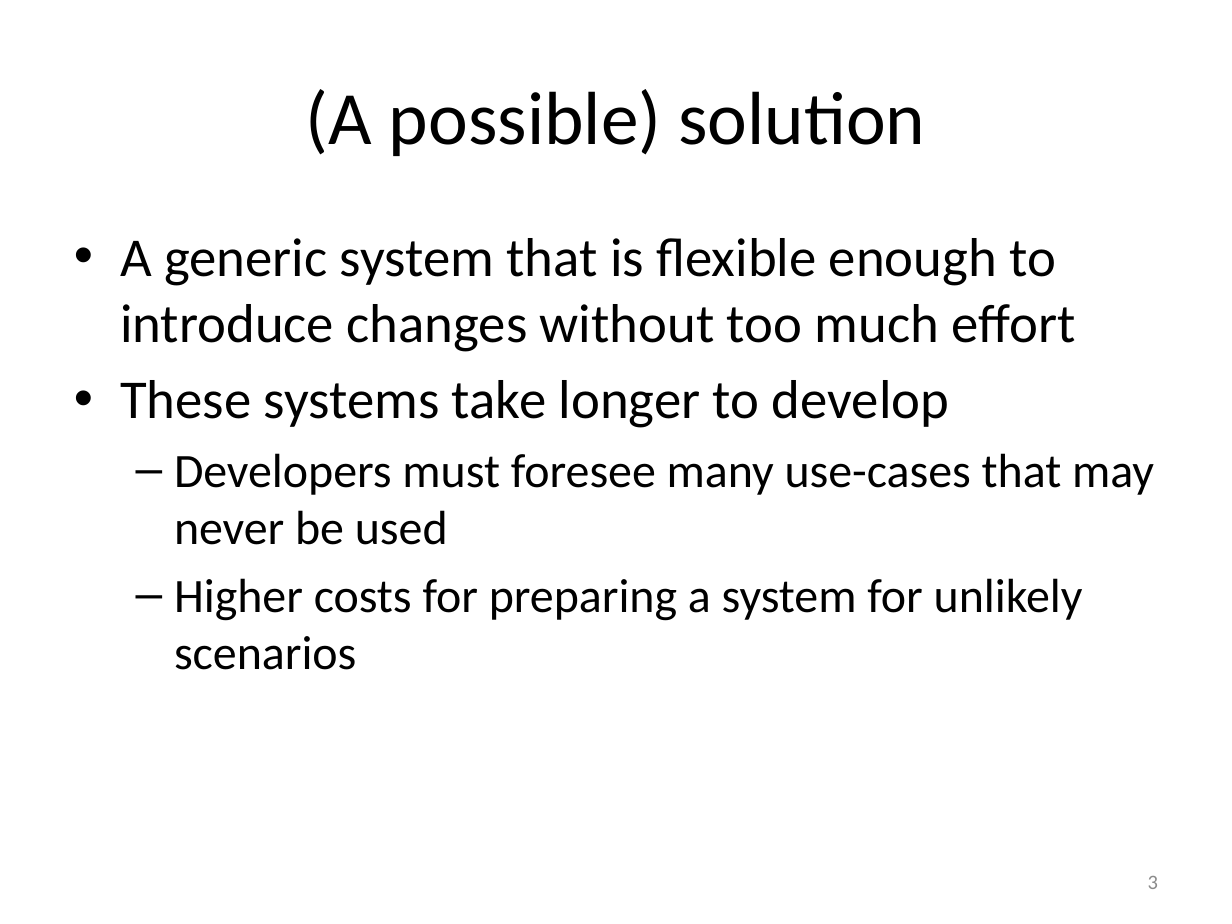
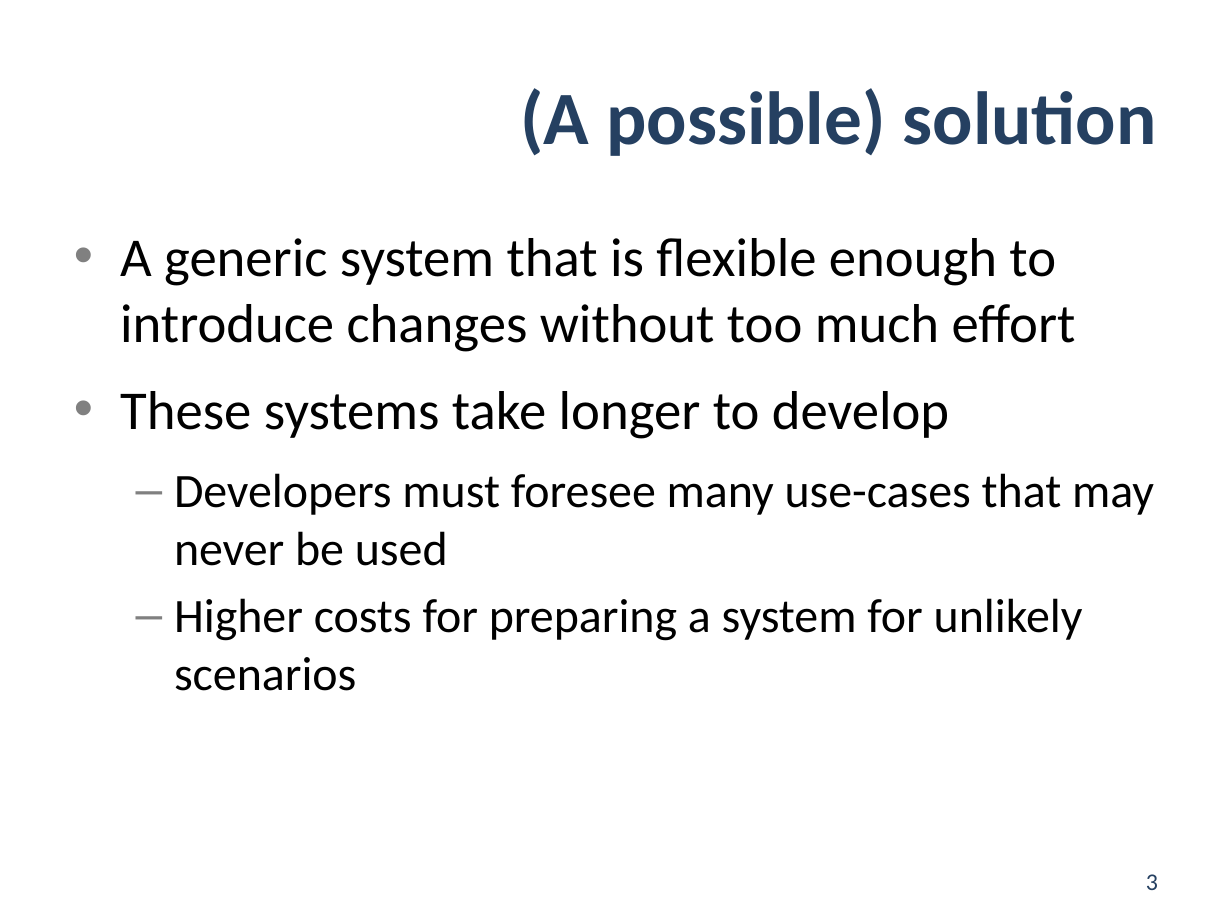
Before and after one commit to jgradim/thesis, a slide deck: slide 3 of presentations/pdis1.pptx. Drawn at 1232x924 pixels with LibreOffice and Linux fonts; fonts in the diff are those of the drawing. Boxes give left, top, right and bottom in pixels: in the first picture for what was removed or moved away, otherwise in the second. Text is boxed around its words. In the diff, an @@ line names an element or a change of style, - is before the commit and + after.

```diff
--- a/presentations/pdis1.pptx
+++ b/presentations/pdis1.pptx
@@ title "(A possible) solution" at [520, 88, 1157, 156]: text colour #000000 to #254061, bold on; alignment centre to right @@
@@ text "A generic system that is ..." at [120, 238, 1154, 691]: more space between paragraphs @@
@@ page number at [1146, 874, 1158, 890]: size 12 to 14 pt, text colour #8C8C8C to #254061 @@
```
Also in this commit, not shown: 9 other slides changed, 1 other file.
